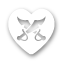
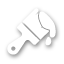
Before/after of a w=64, h=64 layered artwork. What changed in the layer stack:
added layer "Ebene 43" above "Ebene 42" over box(7, 8, 56, 55)
hid "Ebene 42" over box(8, 8, 55, 55)
